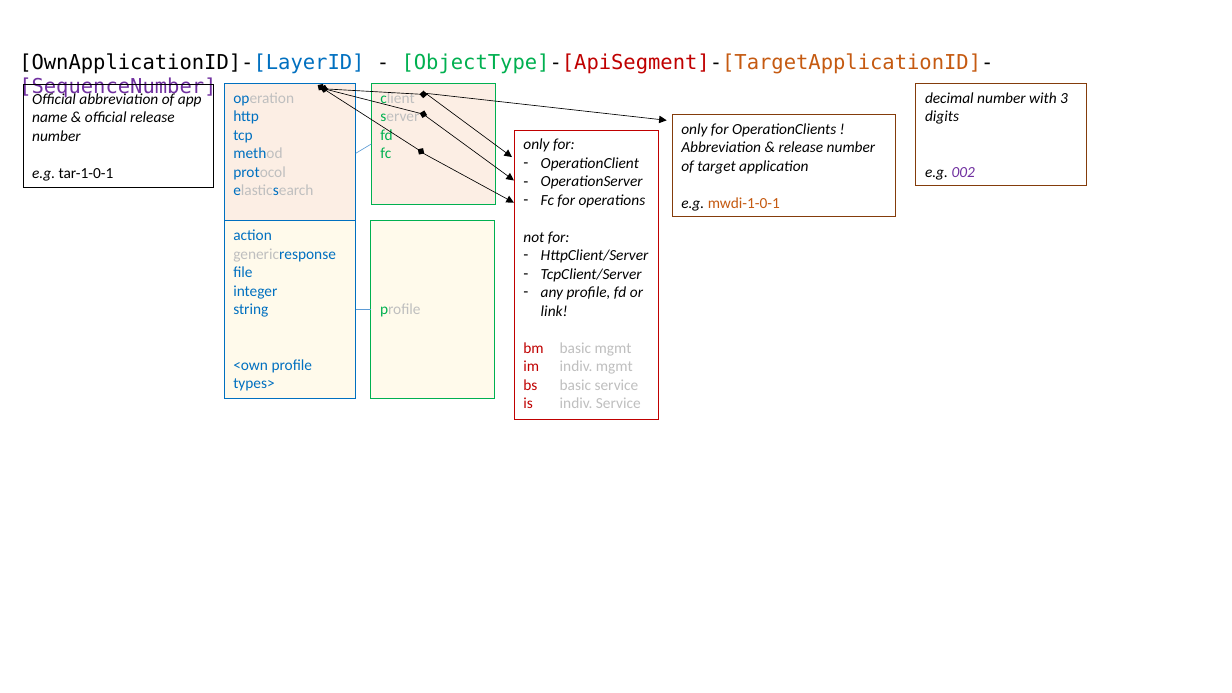
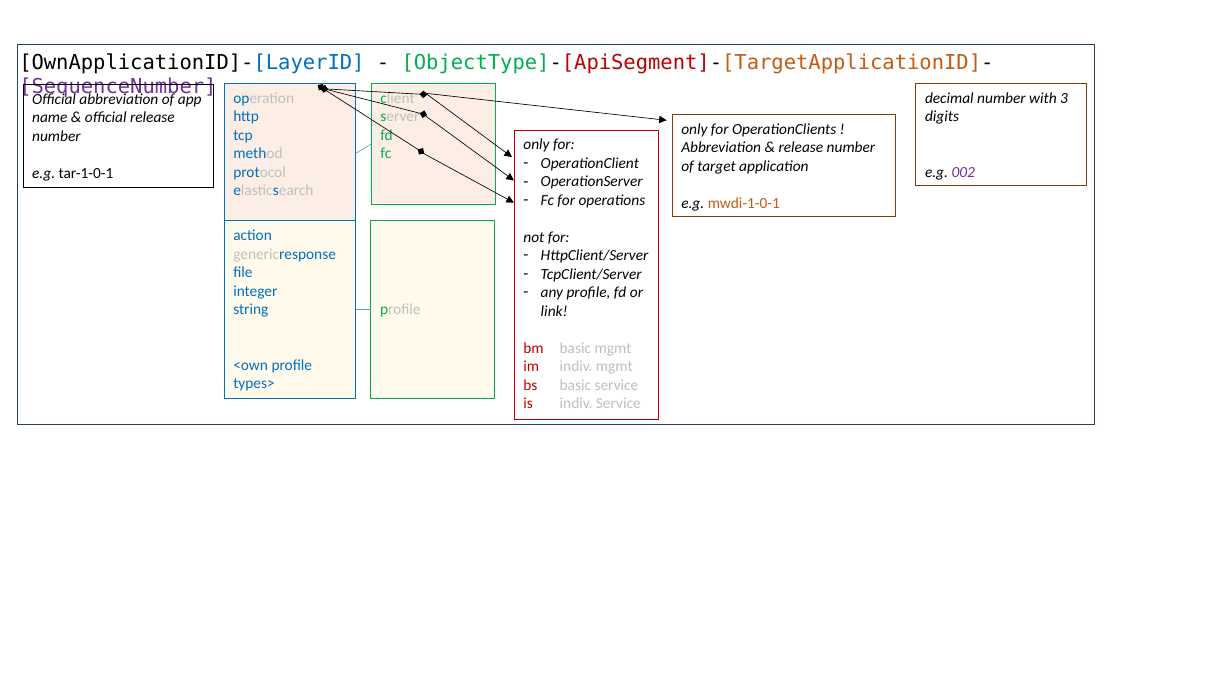
Before and after one commit to openBackhaul/ApplicationPattern, a slide deck: slide 1 of doc/ElementsApplicationPattern/Names/StructureOfUuids/pictures/uuid-structure.pptx. Drawn at 1232x693 pixels with LibreOffice and Linux fonts; fonts in the diff are those of the drawing. Boxes give left, top, right and bottom in pixels: in the first picture for what was removed or moved away, otherwise in the second. Text is boxed around its words. In the diff, an @@ line names an element or a change of style, - is before the commit and + after.

```diff
--- a/doc/ElementsApplicationPattern/Names/StructureOfUuids/pictures/uuid-structure.pptx
+++ b/doc/ElementsApplicationPattern/Names/StructureOfUuids/pictures/uuid-structure.pptx
@@ rectangle added at <box>18,44,1095,425</box>, outline #28445D 0.5 pt @@
```
Also in this commit, not shown: 1 slide added, 3 other files.
